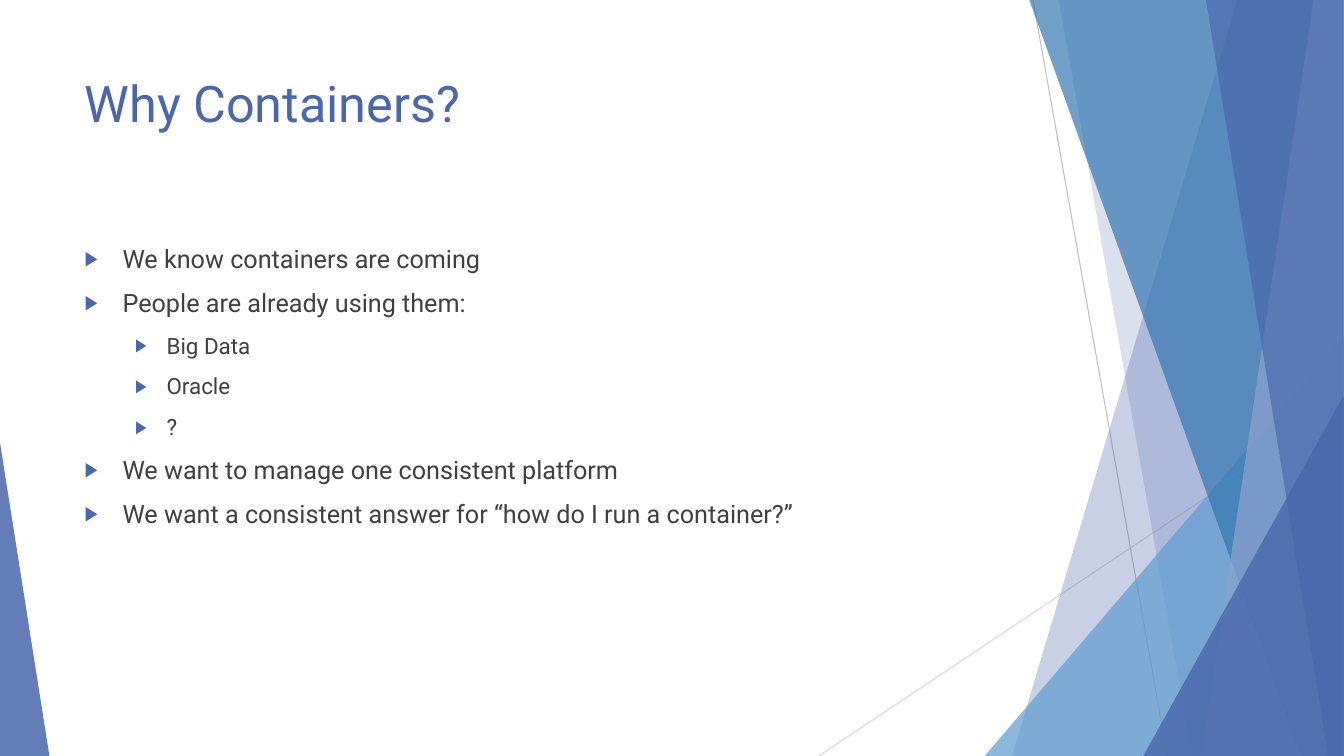
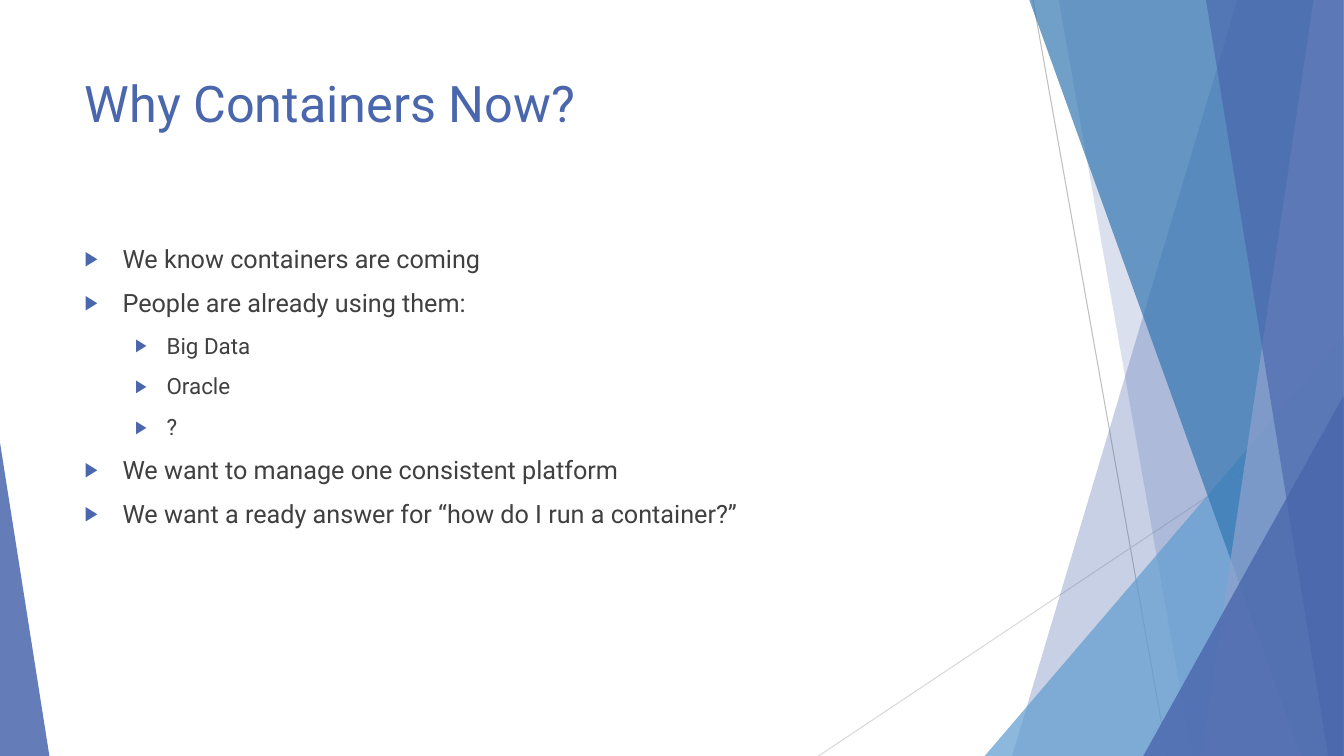
Before and after one commit to EnterpriseProductsLP/docker-straw-man, a slide deck: slide 2 of presentation.pptx (slide 3 before the commit). Drawn at 1344x756 pixels with LibreOffice and Linux fonts; fonts in the diff are those of the drawing. Boxes give left, top, right and bottom in pixels: in the first picture for what was removed or moved away, otherwise in the second. Text is boxed around its words. In the diff, an @@ line names an element or a change of style, - is before the commit and + after.

```diff
--- a/presentation.pptx
+++ b/presentation.pptx
@@ title at [85,84,575,133]: text changed @@
-Why Containers?
+Why Containers Now?
@@ text at [123,504,737,529]: text changed @@
-▶ We want a consistent answer for “how do I run a container?”
+▶ We want a ready answer for “how do I run a container?”
```
Also in this commit, not shown: 7 other slides changed, 3 slides removed.
